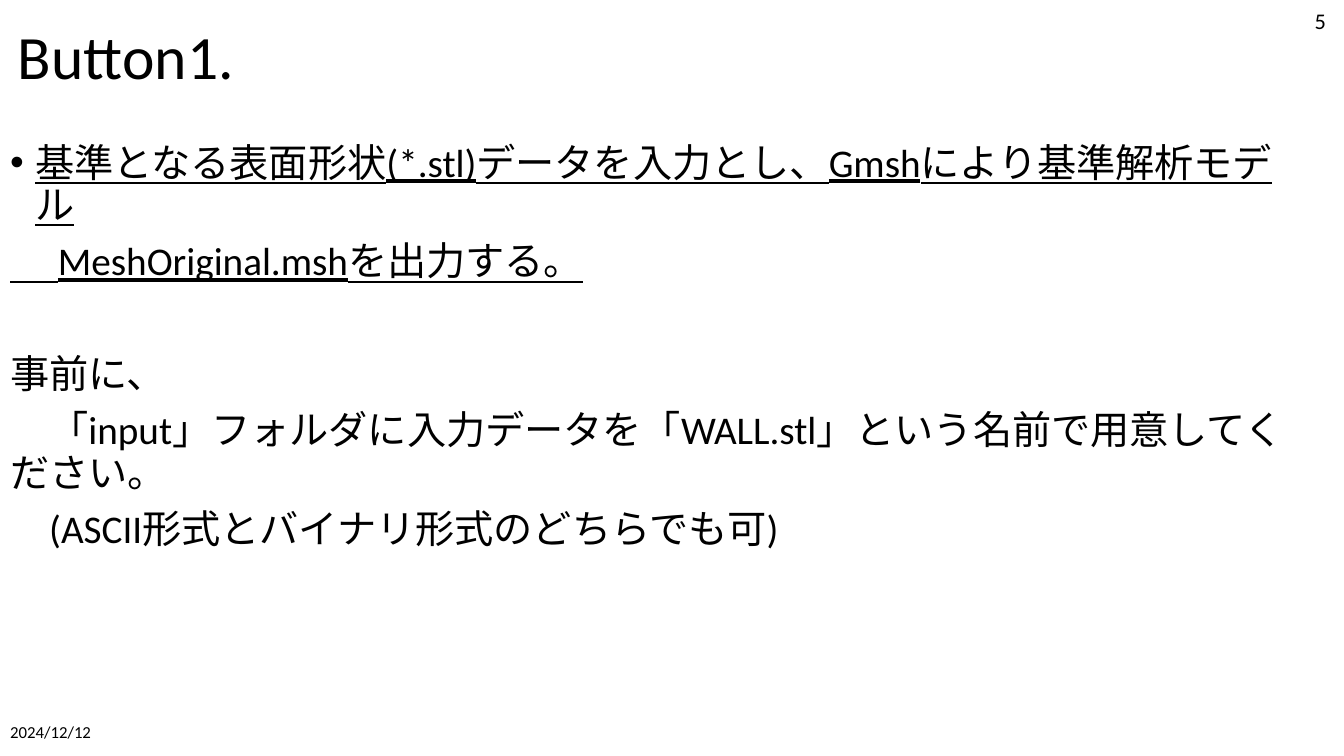
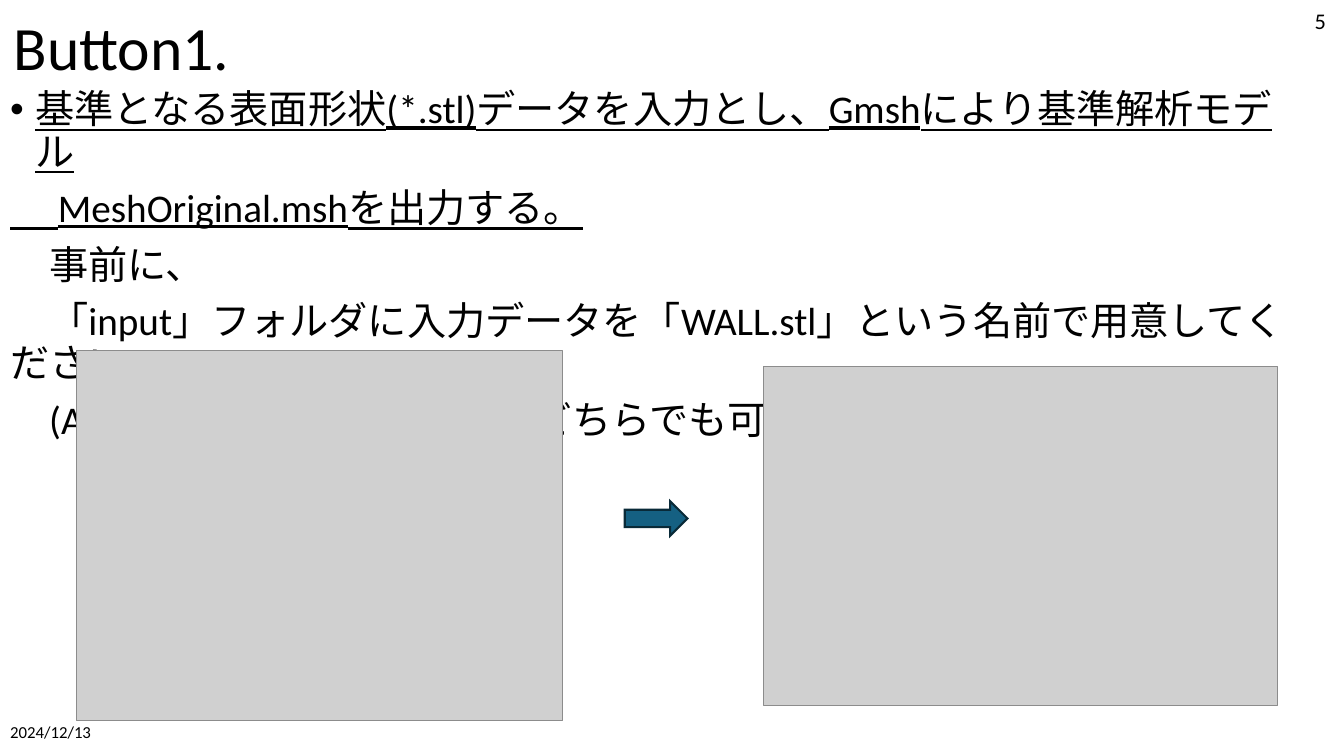
Before and after one commit to tailup7/VMD, a slide deck: slide 5 of SetupAndUsage.pptx. Drawn at 1344x756 pixels with LibreOffice and Linux fonts; fonts in the diff are those of the drawing; grey boxes stand for pictures. Boxes give left, top, right and bottom in pixels: in the first picture for what was removed or moved away, otherwise in the second. Text is boxed around its words. In the diff, an @@ line names an element or a change of style, - is before the commit and + after.

```diff
--- a/SetupAndUsage.pptx
+++ b/SetupAndUsage.pptx
@@ title "Button1.": place and size @@
-title "Button1." at (18,39,234,80)
+title "Button1." at (14,30,230,71)
@@ text "基準となる表面形状(*.stl)データを入力とし、Gmshにより基準解析モデル" rewrapped from (10,143,1284,549) to (10,89,1284,444) @@
@@ picture added at (77,351,564,721) @@
@@ picture added at (764,366,1278,705) @@
@@ right arrow added at (625,501,688,535), fill #156082, outline #092A39 1.5 pt @@
@@ text at (10,726,91,739): text changed @@
-2024/12/12
+2024/12/13
```
Also in this commit, not shown: 9 other slides changed, 7 other files.
